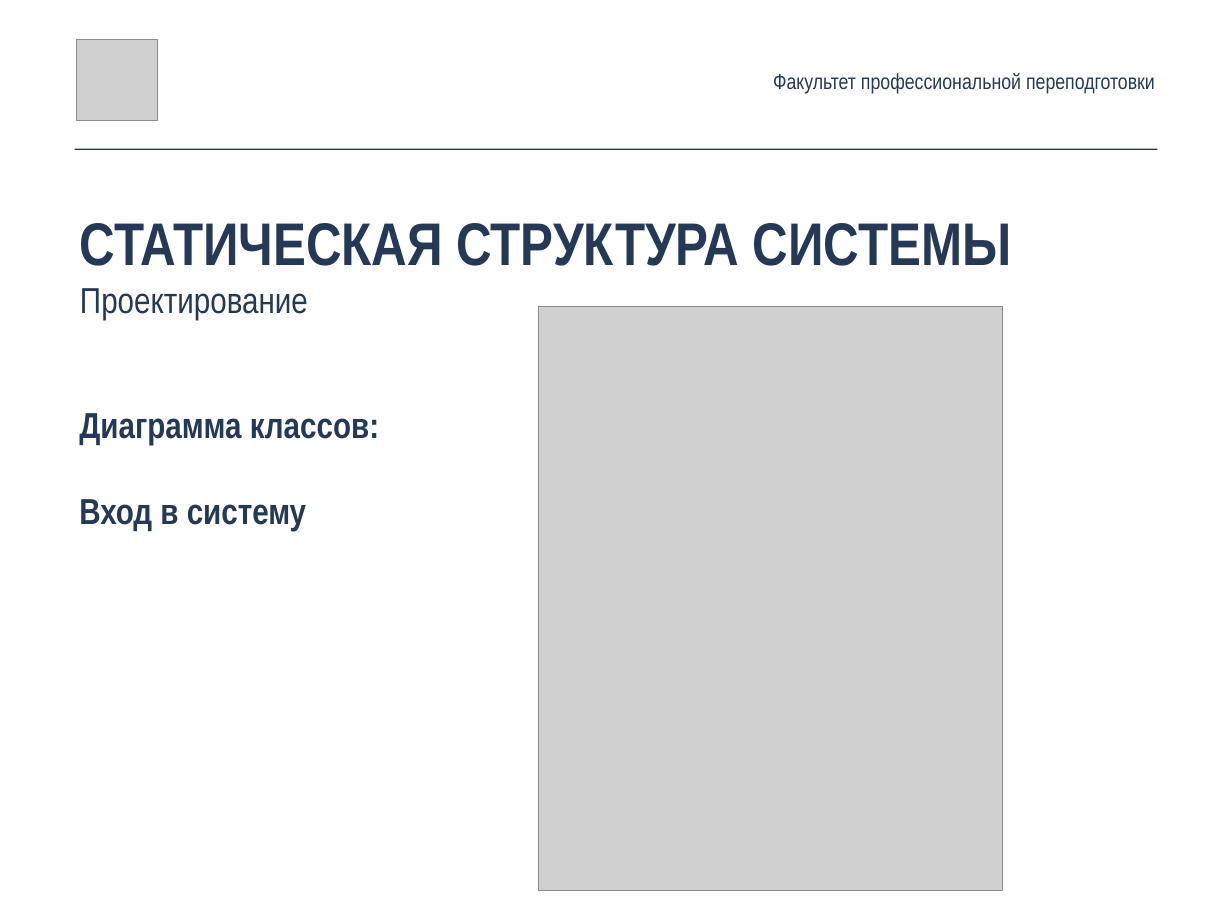
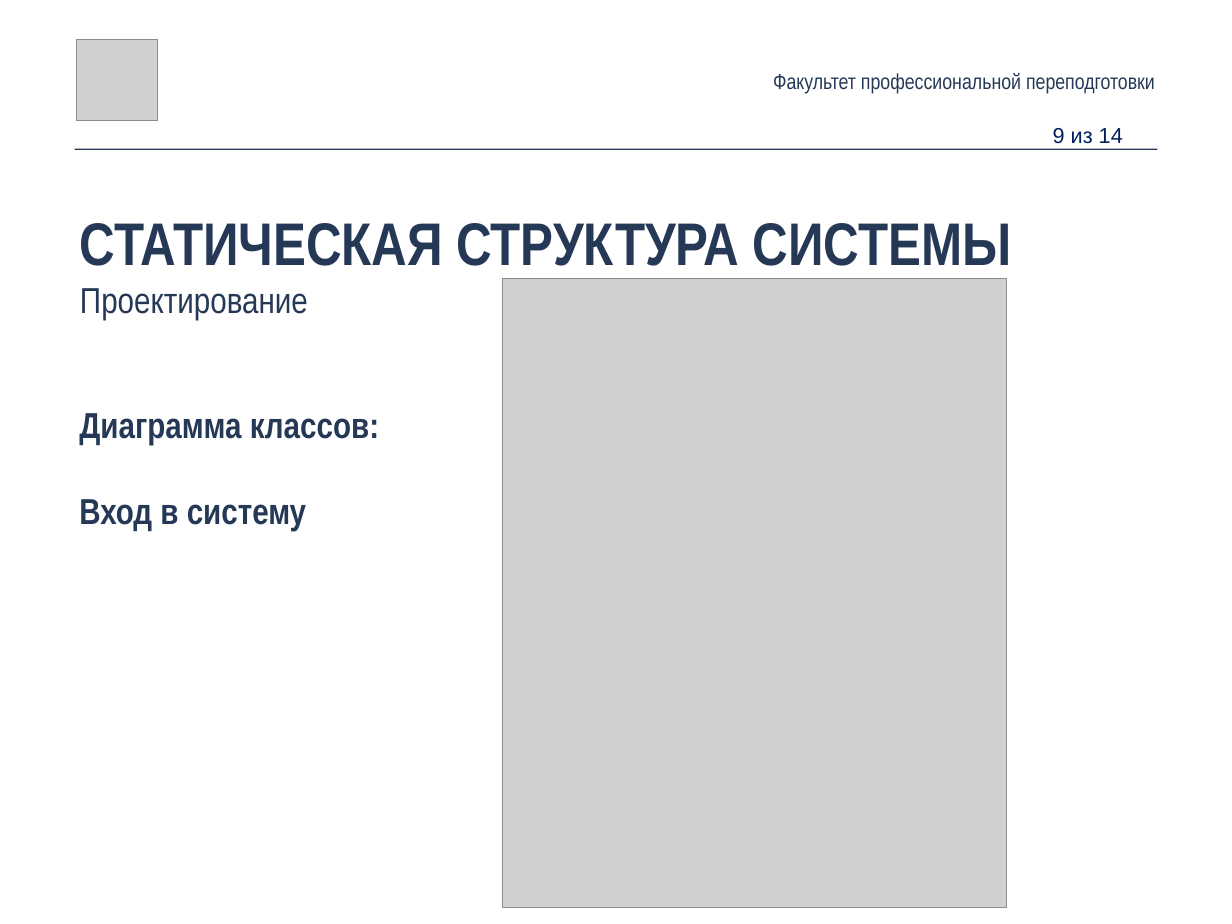
Before and after one commit to catexis/HSE_graduation_project, a slide deck: slide 9 of desing/presentation/pres.pptx (slide 12 before the commit). Drawn at 1232x924 pixels with LibreOffice and Linux fonts; fonts in the diff are those of the drawing; grey boxes stand for pictures. Boxes give left, top, right and bottom in pixels: in the first picture for what was removed or moved away, otherwise in the second. Text is boxed around its words. In the diff, an @@ line names an element or a change of style, - is before the commit and + after.

```diff
--- a/desing/presentation/pres.pptx
+++ b/desing/presentation/pres.pptx
@@ text added at (1053, 128, 1123, 144), 18 pt, text #002060 @@
+9 из 14
@@ picture: place and size @@
-picture at (539, 307, 1002, 890)
+picture at (503, 278, 1007, 908)
```
Also in this commit, not shown: 11 other slides changed, 2 slides added, 4 slides removed, 3 other files.
